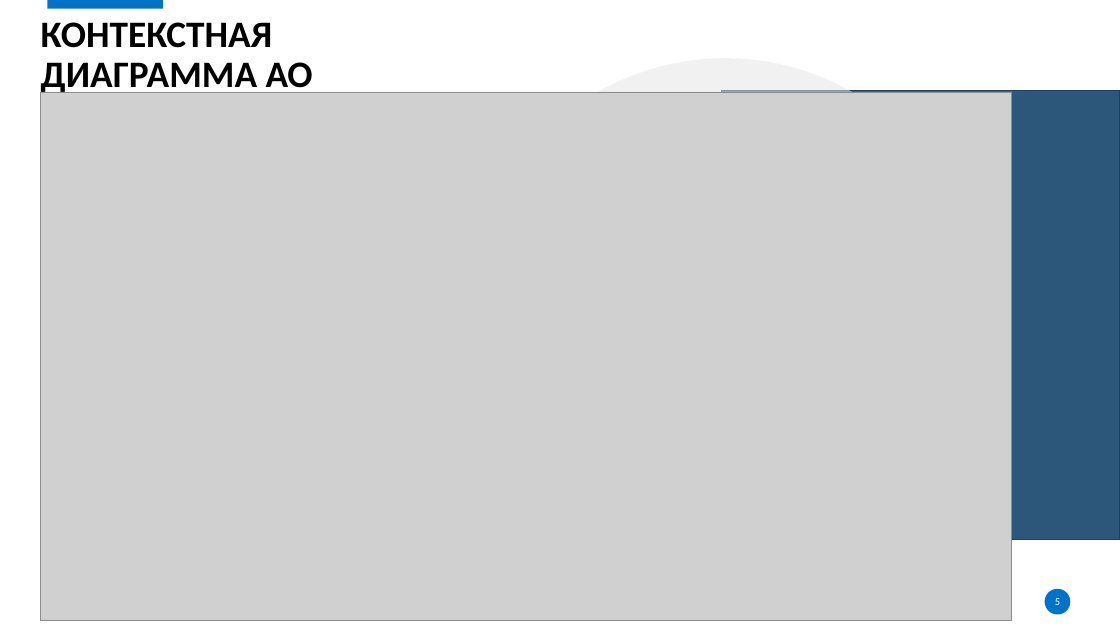
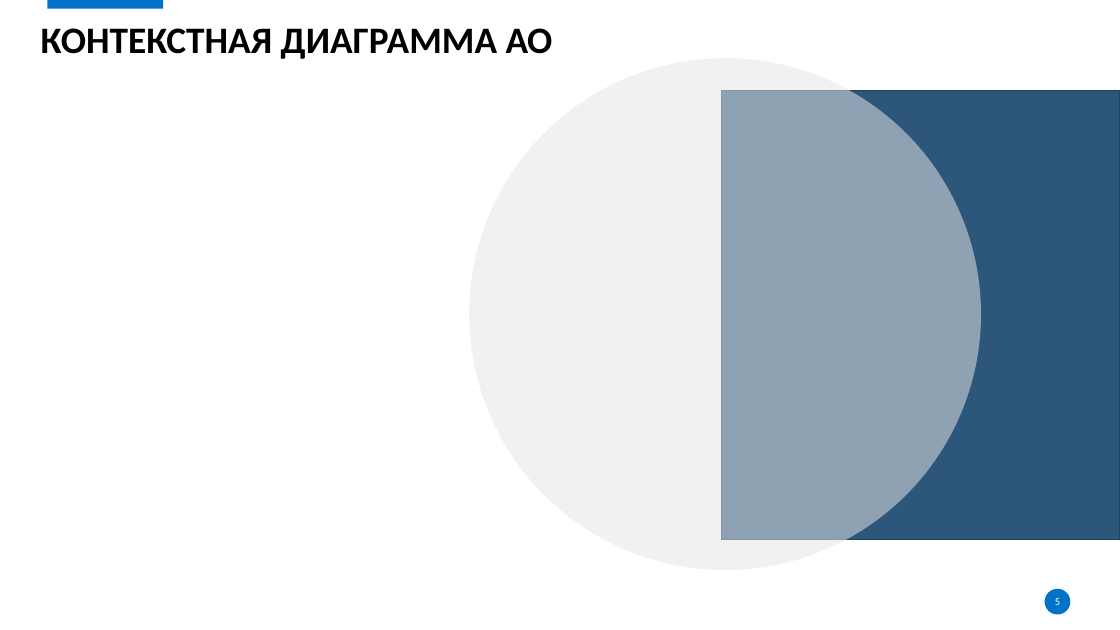
Before and after one commit to Grohhh/toshi, a slide deck: slide 5 of Разработка информационной системы.pptx. Drawn at 1120x630 pixels with LibreOffice and Linux fonts; fonts in the diff are those of the drawing; grey boxes stand for pictures; background and template pictures are left out. Boxes give left, top, right and bottom in pixels: in the first picture for what was removed or moved away, otherwise in the second. Text is boxed around its words. In the diff, an @@ line names an element or a change of style, - is before the commit and + after.

```diff
--- a/Разработка информационной системы.pptx
+++ b/Разработка информационной системы.pptx
@@ title "КОНТЕКСТНАЯ ДИАГРАММА АО" rewrapped from box(41, 22, 313, 97) to box(41, 28, 553, 59) @@
@@ picture removed at box(40, 92, 1012, 621) @@
```
